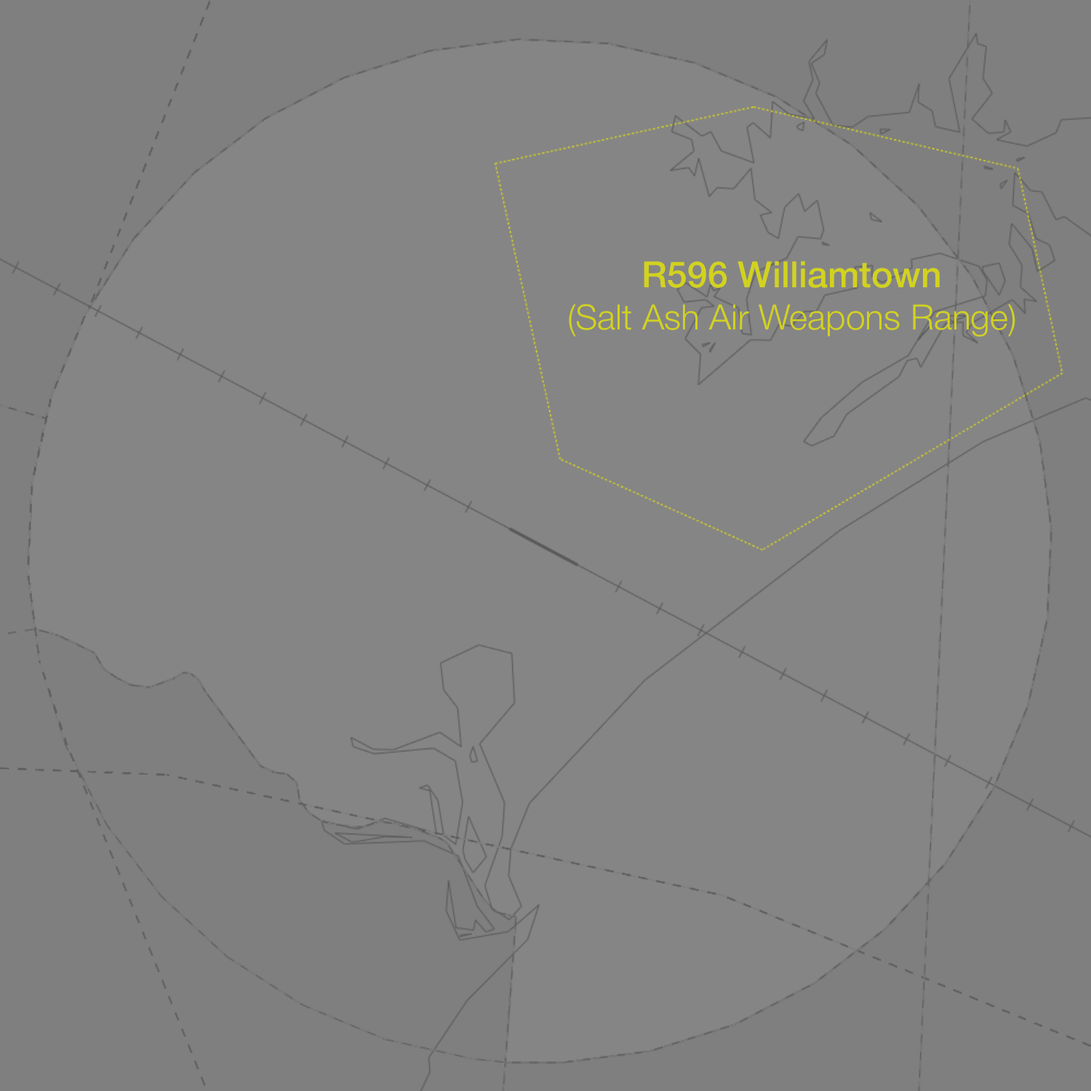
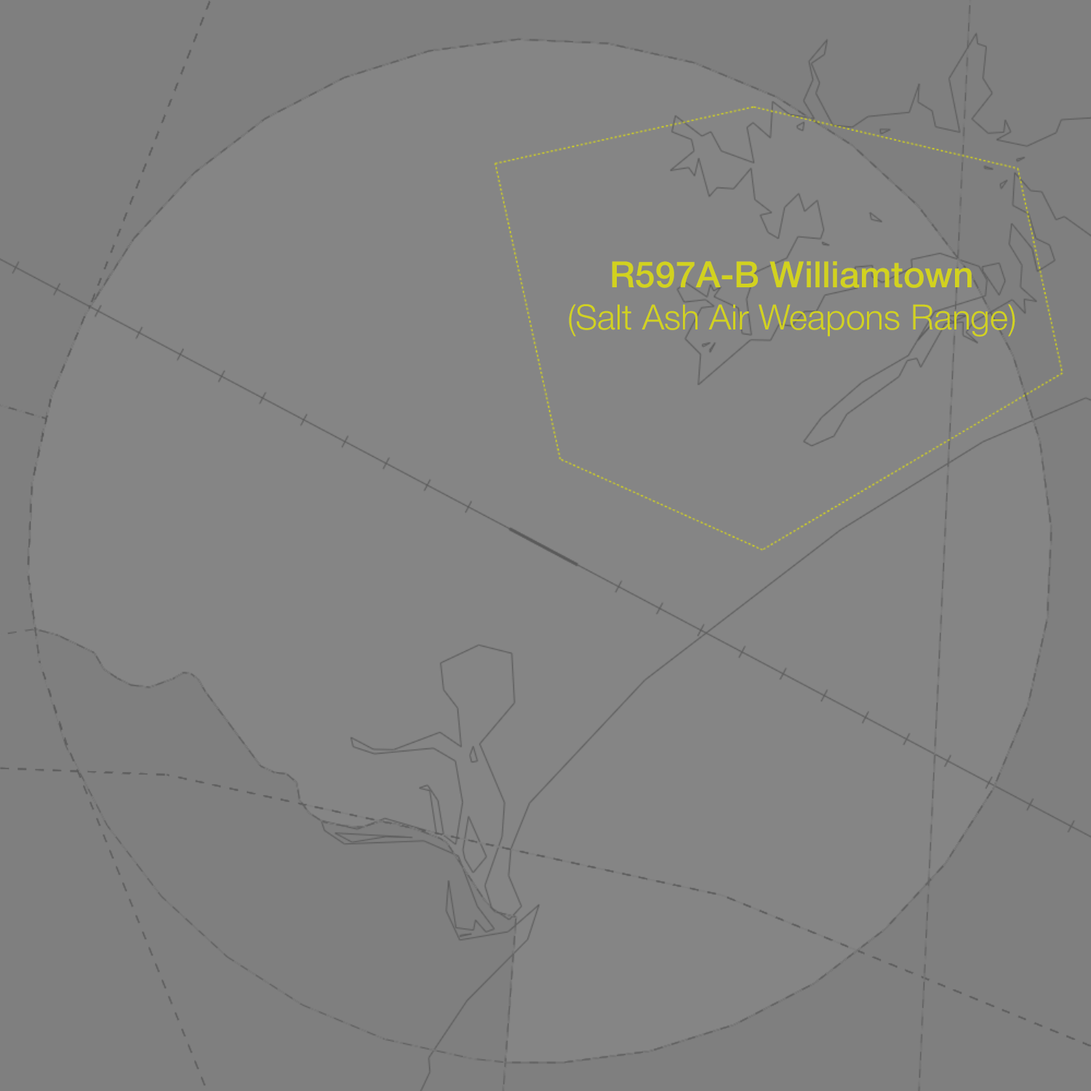
Layered file, before and after one edit (1091px x 1091px). Changes by layer:
renamed "R596 Williamtown (Salt Ash Air Weapons Range)" to "R597A-B Williamtown (Salt Ash Air Weapons Range)", painted on it over [611, 261, 973, 289]
